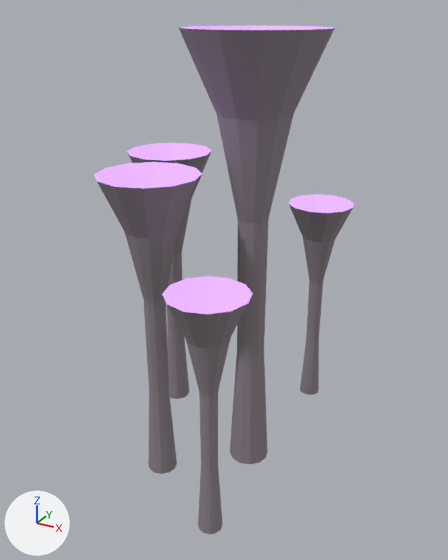
Before and after pictures for a commit that changed the Blender file assets/models/glowing_mushroom/blender/trumpet_v01.blend.
One viewpoint serves both versions: a 50 mm camera at (1.41, -2.88, 2.6) aimed at (-0.23, 0.09, 1.12). Lighting does not change. The marker at lower left points along +X, +Y and +Z. The first picture is the older version.

Names of what the first picture shows: 'mushroom_trumpet_flesh_nocol', 'mushroom_trumpet_glow_nocol'.
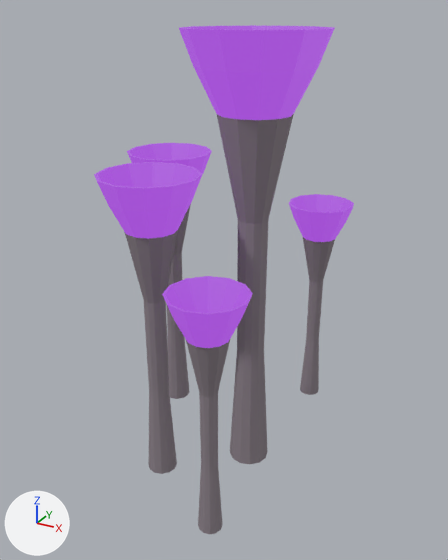
The change, as a list of edits to the scene's bpy script:
```text
Change mat_mushroomglow_trumpet_v01:
    mat_mushroomglow_trumpet_v01.emission_color: (0.64, 0.34, 1.0) -> (0.347, 0.0631, 0.631)  # purple #d19eff -> purple #9f47d0
    mat_mushroomglow_trumpet_v01.emission_strength: 1.225 -> 1.0
Change me_mushroom_trumpet_flesh:
    used by ob_mushroom_trumpet_flesh_nocol; location = (0.0, 0.0, 0.0)
    remove me_mushroom_trumpet_flesh.from_pydata(...)  # 300 vertices, 480 faces; spans x -1.03..0.37, y -0.86..1.06, z 0.0..2.51
    add me_mushroom_trumpet_flesh.from_pydata(...)  # 240 vertices, 360 faces; spans x -0.9..0.2, y -0.76..0.96, z 0.0..2.11
    me_mushroom_trumpet_flesh part 1
    48 vertices are removed from x -1.03..0.37, y -0.86..0.61, z 1.4..2.51
    96 faces are deleted
    me_mushroom_trumpet_flesh part 2
    12 vertices are removed from x -0.14..0.29, y 0.64..1.06, z 1.43
    24 faces are deleted
Change me_mushroom_trumpet_glow:
    used by ob_mushroom_trumpet_glow_nocol; location = (0.0, 0.0, 0.0)
    remove me_mushroom_trumpet_glow.from_pydata(...)  # 300 vertices, 360 faces; spans x -1.03..0.37, y -0.86..1.06, z 0.92..2.51
    add me_mushroom_trumpet_glow.from_pydata(...)  # 480 vertices, 600 faces; spans x -1.03..0.37, y -0.86..1.06, z 0.92..2.51
    me_mushroom_trumpet_glow part 3: 108 vertices added at x -1.03..0.3, y -0.86..0.61, z 1.17..1.83
    me_mushroom_trumpet_glow part 4: 36 vertices added at x -0.37..0.37, y -0.37..0.37, z 2.11..2.51
    me_mushroom_trumpet_glow part 5: 36 vertices added at x -0.14..0.29, y 0.64..1.06, z 1.21..1.43
```

What differs and where, as boxes (x1, y1, x2, y2) in the pictures (448 x 560 px):
'mushroom_trumpet_glow_nocol', recoloured, surface changed, reshaped
    before: (94, 25, 354, 314)
    after: (94, 25, 354, 348)
part 1 of me_mushroom_trumpet_flesh, deleted
    before: (97, 28, 334, 348)
part 2 of me_mushroom_trumpet_flesh, deleted
    before: (289, 204, 353, 242)
part 3 of me_mushroom_trumpet_glow, added
    after: (94, 143, 253, 348)
part 4 of me_mushroom_trumpet_glow, added
    after: (179, 25, 335, 120)
part 5 of me_mushroom_trumpet_glow, added
    after: (289, 194, 354, 242)
